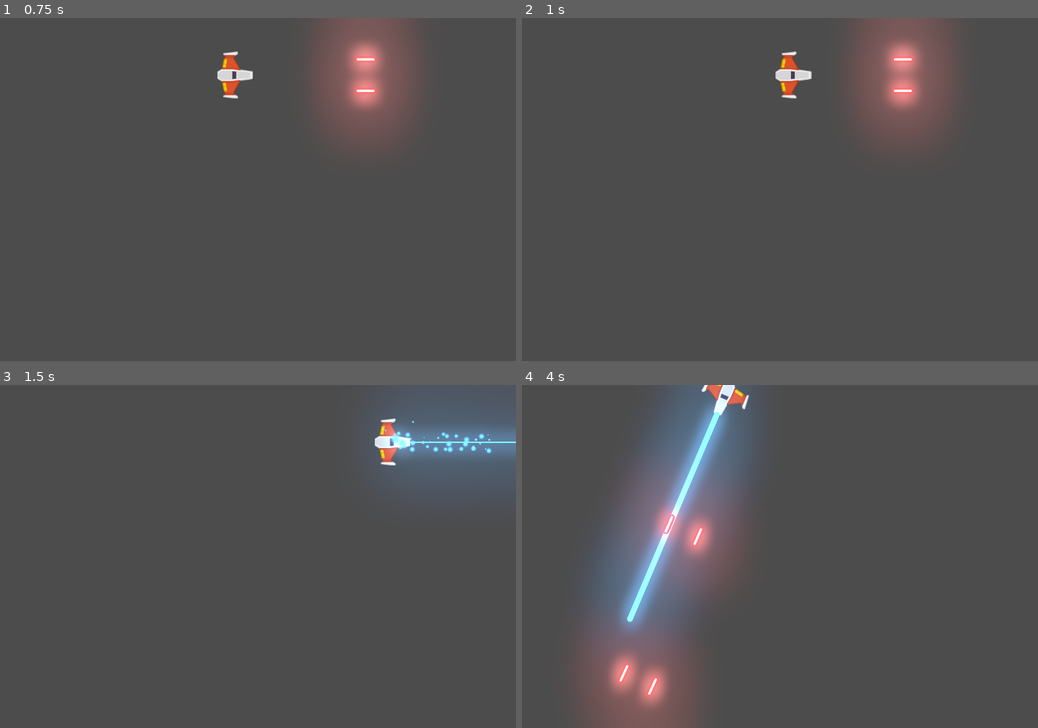
Above: before the commit, frames 1-4 (two rows, left to right).
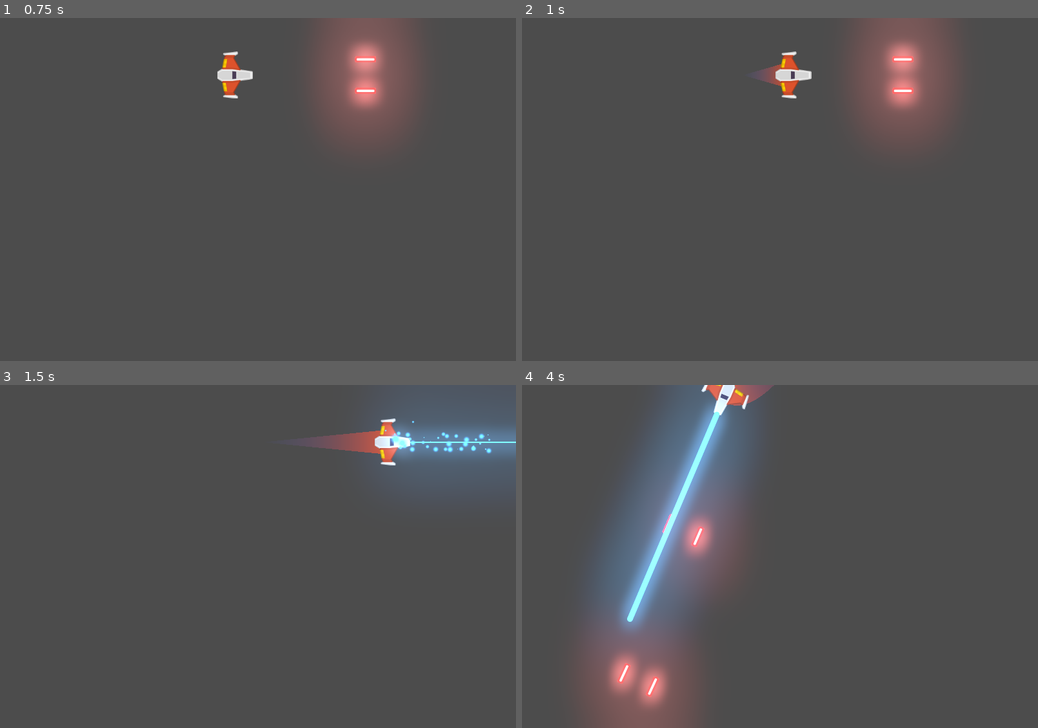
Above: after the commit, the same moments.

Repository: rikochet87/meteoritos_Juego
Game: Godot game, scene res://Juego/Niveles/Nivel.tscn
Same seed, same stepped clock (60 frames per second), same inputs: the game is played once before the commit and once after it.
Inputs:
- Up to frame 1 (0.75 s): tap Enter at 0.5 s; hold W (mover_adelante) from 0.53 s (still down); hold F (disparo_principal) from 0.53 s (still down)
- Up to frame 2 (1 s): keep holding W (mover_adelante); keep holding F (disparo_principal)
- Up to frame 3 (1.5 s): release W (mover_adelante) at 1.28 s; release F (disparo_principal) at 1.28 s; hold S (mover_atras) from 1.28 s (still down); tap G (disparo_secundario) at 1.35 s
- Up to frame 4 (4 s): release S (mover_atras) at 2.03 s; hold A (rotar_antihorario) 2.03-2.78 s; hold W (mover_adelante) 2.03-3.53 s; tap D (rotar_horario) at 2.85 s; hold S (mover_atras) from 3.53 s (still down); hold F (disparo_principal) from 3.53 s (still down)

Frame 1 is identical in both runs. In frame 2, 0.2% of the frame differs, in the area x 46-51%, y 13-20%; in frame 3, 0.6%; in frame 4, 1.0%, in the area x 24-49%, y 0-47%.

Commit message:
Motor
Progresión del sonido del motor

Diff:
--- /dev/null
+++ b/Juego/Naves/Player/Motor/MotorSFX.gd
@@ -0,0 +1,34 @@
+class_name Motor
+extends AudioStreamPlayer2D
+
+export var tiempo_transicion:float = 0.6
+export var volumen_apagado:float = -30.0
+
+onready var tween_sonido:Tween = $Tween
+
+var volumen_original:float
+
+func _ready() -> void:
+	volumen_original = volume_db
+	volume_db = volumen_apagado
+
+func sonido_on() -> void:
+	if not playing:
+		play()
+
+	efecto_transicion(volume_db, volumen_original)
+
+func sonido_off() -> void:
+	efecto_transicion(volume_db, volumen_apagado)
+
+func efecto_transicion(desde_vol: float, hasta_vol: float) -> void:
+	tween_sonido.interpolate_property(
+		self,
+		"volume_db",
+		desde_vol,
+		hasta_vol,
+		tiempo_transicion,
+		Tween.TRANS_LINEAR,
+		Tween.EASE_OUT_IN
+	)
+	tween_sonido.start()
--- /dev/null
+++ b/Juego/Naves/Player/Motor/MotorSFX.tscn
@@ -0,0 +1,11 @@
+[gd_scene load_steps=3 format=2]
+
+[ext_resource path="res://TemporalAssets/sci-fi-sounds/Audio/thrusterFire_001.ogg" type="AudioStream" id=1]
+[ext_resource path="res://Juego/Naves/Player/Motor/MotorSFX.gd" type="Script" id=2]
+
+[node name="MotorSFX" type="AudioStreamPlayer2D"]
+stream = ExtResource( 1 )
+bus = "SFX"
+script = ExtResource( 2 )
+
+[node name="Tween" type="Tween" parent="."]
--- a/Juego/Naves/Player/Player.gd
+++ b/Juego/Naves/Player/Player.gd
@@ -5,13 +5,15 @@
 ## Atributos export
 export var potencia_motor:int = 20
 export var potencia_rotacion:int = 280
+export var estela_maxima:int = 150
 ## Atributos
 var empuje:Vector2 = Vector2.ZERO
 var dir_rotacion:int = 0
 ## Atributos onready
 onready var canion:Canion = $Canion
 onready var laser:RayoLaser = $LaserBeam2D
-
+onready var estela:Estela = $EstelaPuntoInicio/Trail2D
+onready var motor_sfx:Motor = $MotorSFX
 ## Metodos
 
 func _unhandled_input(event: InputEvent) -> void:
@@ -20,6 +22,15 @@
 		laser.set_is_casting(true)
 	if event.is_action_released("disparo_secundario"):
 		laser.set_is_casting(false)
+	# Control estela y sonido motor
+	if event.is_action_pressed("mover_adelante"):
+		estela.set_max_points(estela_maxima)
+		motor_sfx.sonido_on()
+	elif event.is_action_pressed("mover_atras"):
+		estela.set_max_points(0)
+		motor_sfx.sonido_on()
+	if(event.is_action_released("mover_adelante")or event.is_action_released("mover_atras")):
+		motor_sfx.sonido_off()
 
 func _integrate_forces(state: Physics2DDirectBodyState) -> void:
 	apply_central_impulse(empuje.rotated(rotation))
--- a/Juego/Naves/Player/Player.tscn
+++ b/Juego/Naves/Player/Player.tscn
@@ -1,10 +1,12 @@
-[gd_scene load_steps=8 format=2]
+[gd_scene load_steps=10 format=2]
 
 [ext_resource path="res://Juego/Naves/Player/player_orange.png" type="Texture" id=1]
 [ext_resource path="res://Juego/Naves/Player/Player.gd" type="Script" id=2]
 [ext_resource path="res://Juego/Canion/Canion.tscn" type="PackedScene" id=3]
 [ext_resource path="res://Juego/Proyectiles/Laser/LaserBeam2D.tscn" type="PackedScene" id=4]
 [ext_resource path="res://Juego/Proyectiles/ProyectilPlayer.tscn" type="PackedScene" id=5]
+[ext_resource path="res://Juego/Naves/Player/Trail/Trail2D.tscn" type="PackedScene" id=6]
+[ext_resource path="res://Juego/Naves/Player/Motor/MotorSFX.tscn" type="PackedScene" id=7]
 
 [sub_resource type="PhysicsMaterial" id=1]
 friction = 0.0
@@ -14,6 +16,9 @@
 radius = 35.2238
 
 [node name="Player" type="RigidBody2D"]
+position = Vector2( -0.374573, 0 )
+z_index = 50
+z_as_relative = false
 physics_material_override = SubResource( 1 )
 gravity_scale = 0.0
 linear_damp = 1.0
@@ -43,4 +48,17 @@
 [node name="LaserBeam2D" parent="." instance=ExtResource( 4 )]
 position = Vector2( 38.2068, 0.37458 )
 
+[node name="EstelaPuntoInicio" type="Position2D" parent="."]
+position = Vector2( -19.478, 0 )
+
+[node name="Trail2D" parent="EstelaPuntoInicio" instance=ExtResource( 6 )]
+points = PoolVector2Array( 0, 0, 60, 0 )
+width = 50.0
+is_emitting = true
+lifetime = 0.6
+max_points = 150
+target_path = NodePath("..")
+
+[node name="MotorSFX" parent="." instance=ExtResource( 7 )]
+
 [editable path="Canion"]
--- /dev/null
+++ b/Juego/Naves/Player/Trail/Trail2D.gd
@@ -0,0 +1,105 @@
+tool
+
+class_name Estela
+extends Line2D
+
+export var is_emitting := false setget set_emitting
+
+export var resolution := 5.0
+export var lifetime := 0.5
+export var max_points := 100 setget set_max_points
+
+export var target_path: NodePath
+
+var _points_creation_time := []
+var _last_point := Vector2.ZERO
+var _clock := 0.0
+var _offset := 0.0
+
+onready var target: Node2D = get_node_or_null(target_path)
+
+## Setters y Getters
+func set_max_points(valor: int) -> void:
+	max_points = valor
+
+func _ready() -> void:
+	if not target:
+		target = get_parent() as Node2D
+
+	if Engine.editor_hint:
+		set_process(false)
+		return
+
+	_offset = position.length()
+	set_as_toplevel(true)
+	clear_points()
+	position = Vector2.ZERO
+	_last_point = to_local(target.global_position) + calculate_offset()
+
+
+func _get_configuration_warning() -> String:
+	var warning := "Missing Target node: assign a Node that extends Node2D in the Target Path or make the Trail a child of a parent that extends Node2D"
+	if target:
+		warning = ""
+	return warning
+
+
+func _process(delta: float) -> void:
+	_clock += delta
+	remove_older()
+
+	if not is_emitting:
+		return
+
+	# Adding new points if necessary.
+	var desired_point := to_local(target.global_position)
+	var distance: float = _last_point.distance_to(desired_point)
+	if distance > resolution:
+		add_timed_point(desired_point, _clock)
+
+
+# Creates a new point and stores its creation time.
+func add_timed_point(point: Vector2, time: float) -> void:
+	add_point(point + calculate_offset())
+	_points_creation_time.append(time)
+	_last_point = point
+	if get_point_count() > max_points:
+		remove_first_point()
+
+
+# Calculates the offset of the trail from its target.
+func calculate_offset() -> Vector2:
+	return - 1.0 * polar2cartesian(1.0, target.rotation).rotated(- PI / 2) * _offset
+
+
+# Removes the first point in the line and the corresponding time.
+func remove_first_point() -> void:
+	if get_point_count() > 1:
+		remove_point(0)
+	_points_creation_time.pop_front()
+
+
+# Remove points older than `lifetime`.
+func remove_older() -> void:
+	for creation_time in _points_creation_time:
+		var delta = _clock - creation_time
+		if delta > lifetime:
+			remove_first_point()
+		# Points in `_points_creation_time` are ordered from oldest to newest so as soon as a point
+		# isn't older than `lifetime`, we know all remaining points should stay as well.
+		else:
+			break
+
+
+func set_emitting(emitting: bool) -> void:
+	is_emitting = emitting
+	if Engine.editor_hint:
+		return
+
+	if not is_inside_tree():
+		yield(self, "ready")
+
+	if is_emitting:
+		clear_points()
+		_points_creation_time.clear()
+		_last_point = to_local(target.global_position) + calculate_offset()
--- /dev/null
+++ b/Juego/Naves/Player/Trail/Trail2D.tscn
@@ -0,0 +1,17 @@
+[gd_scene load_steps=4 format=2]
+
+[ext_resource path="res://Juego/Naves/Player/Trail/Trail2D.gd" type="Script" id=1]
+
+[sub_resource type="Curve" id=1]
+_data = [ Vector2( 0, 0 ), 0.0, 1.0, 0, 1, Vector2( 1, 1 ), 1.0, 0.0, 1, 0 ]
+
+[sub_resource type="Gradient" id=2]
+colors = PoolColorArray( 0.294118, 0.356863, 0.670588, 0, 0.788235, 0.301961, 0.164706, 1 )
+
+[node name="Trail2D" type="Line2D"]
+points = PoolVector2Array( 0, 0, 32, 0 )
+width_curve = SubResource( 1 )
+default_color = Color( 1, 1, 1, 1 )
+gradient = SubResource( 2 )
+joint_mode = 2
+script = ExtResource( 1 )
--- a/project.godot
+++ b/project.godot
@@ -13,6 +13,16 @@
 "class": "Canion",
 "language": "GDScript",
 "path": "res://Juego/Canion/Canion.gd"
+}, {
+"base": "Line2D",
+"class": "Estela",
+"language": "GDScript",
+"path": "res://Juego/Naves/Player/Trail/Trail2D.gd"
+}, {
+"base": "AudioStreamPlayer2D",
+"class": "Motor",
+"language": "GDScript",
+"path": "res://Juego/Naves/Player/Motor/MotorSFX.gd"
 }, {
 "base": "Node2D",
 "class": "Nivel",
@@ -36,6 +46,8 @@
 } ]
 _global_script_class_icons={
 "Canion": "",
+"Estela": "",
+"Motor": "",
 "Nivel": "",
 "Player": "",
 "Proyectil": "",
